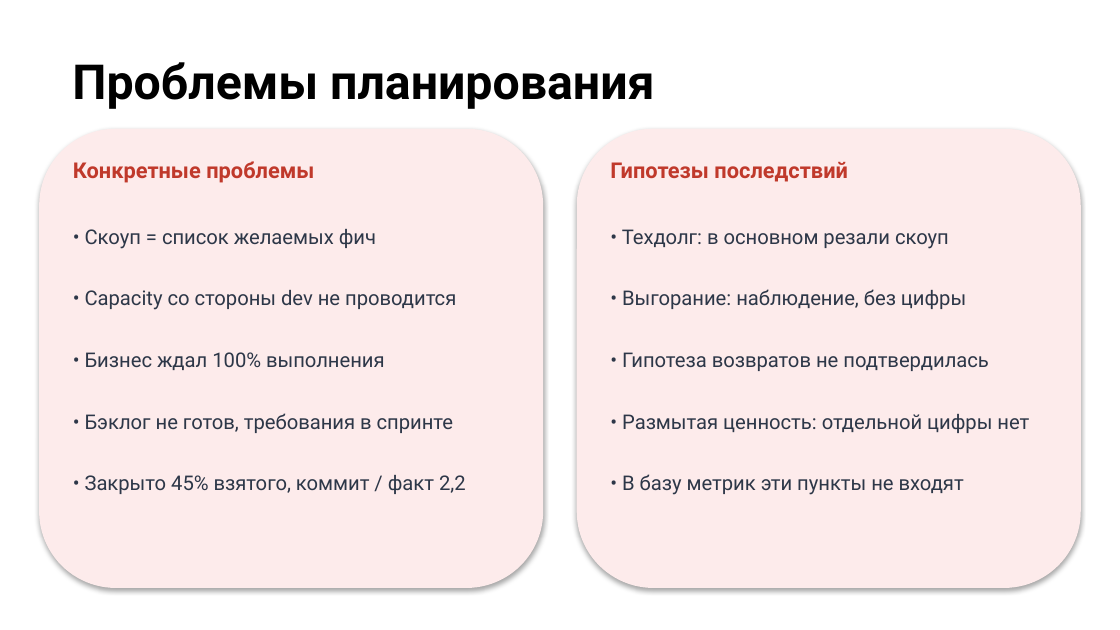
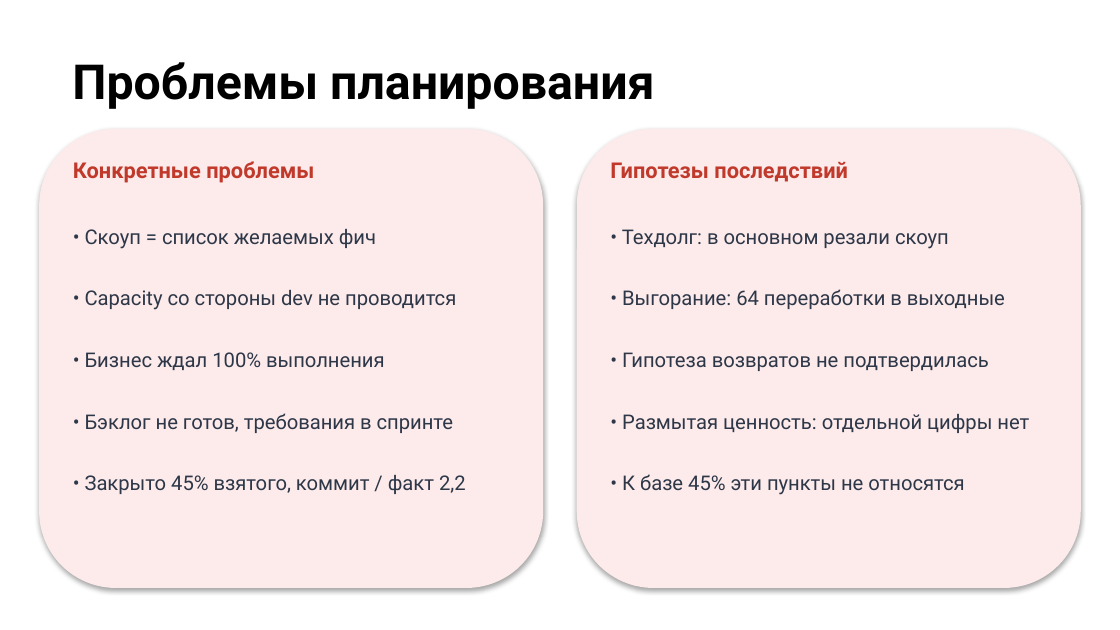
Before and after one commit to camelot270/otus_work, a slide deck: slide 7 of docs/Защита проекта. Петров Н.И..pptx. Drawn at 1120x630 pixels with LibreOffice and Linux fonts; fonts in the diff are those of the drawing; background and template pictures are left out. Boxes give left, top, right and bottom in pixels: in the first picture for what was removed or moved away, otherwise in the second. Text is boxed around its words. In the diff, an @@ line names an element or a change of style, - is before the commit and + after.

```diff
--- a/docs/Защита проекта. Петров Н.И..pptx
+++ b/docs/Защита проекта. Петров Н.И..pptx
@@ text at (x1=622, y1=289, x2=1005, y2=309): text changed @@
-• Выгорание: наблюдение, без цифры
+• Выгорание: 64 переработки в выходные
@@ text at (x1=622, y1=474, x2=964, y2=495): text changed @@
-• В базу метрик эти пункты не входят
+• К базе 45% эти пункты не относятся
```
